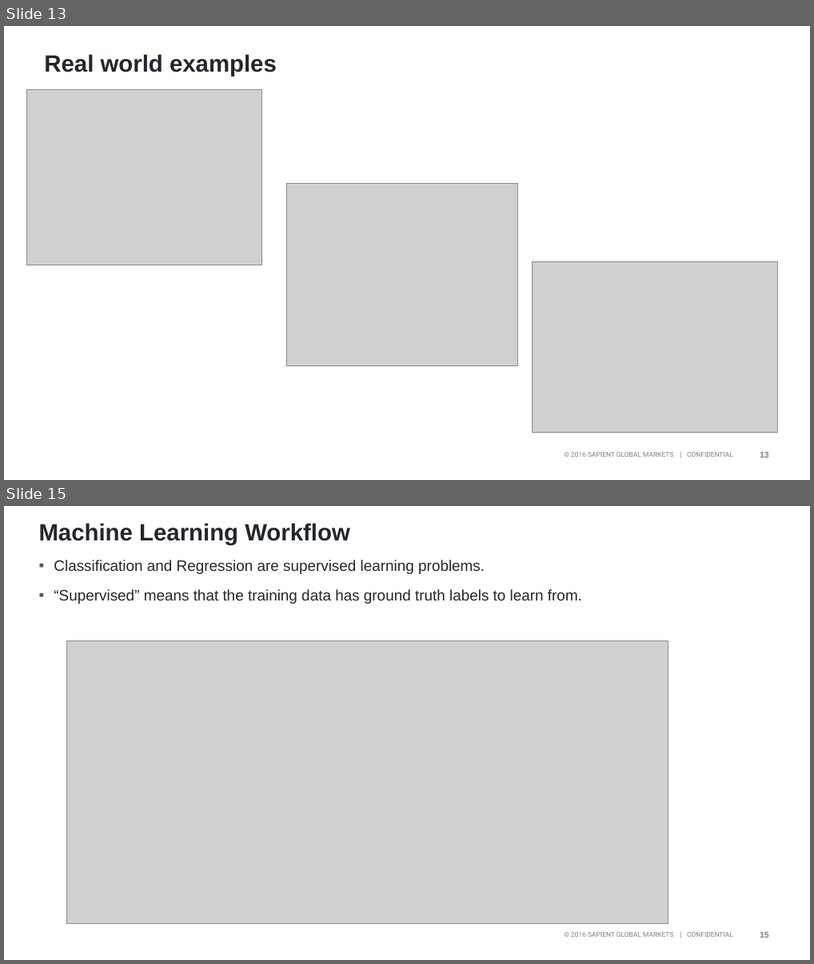
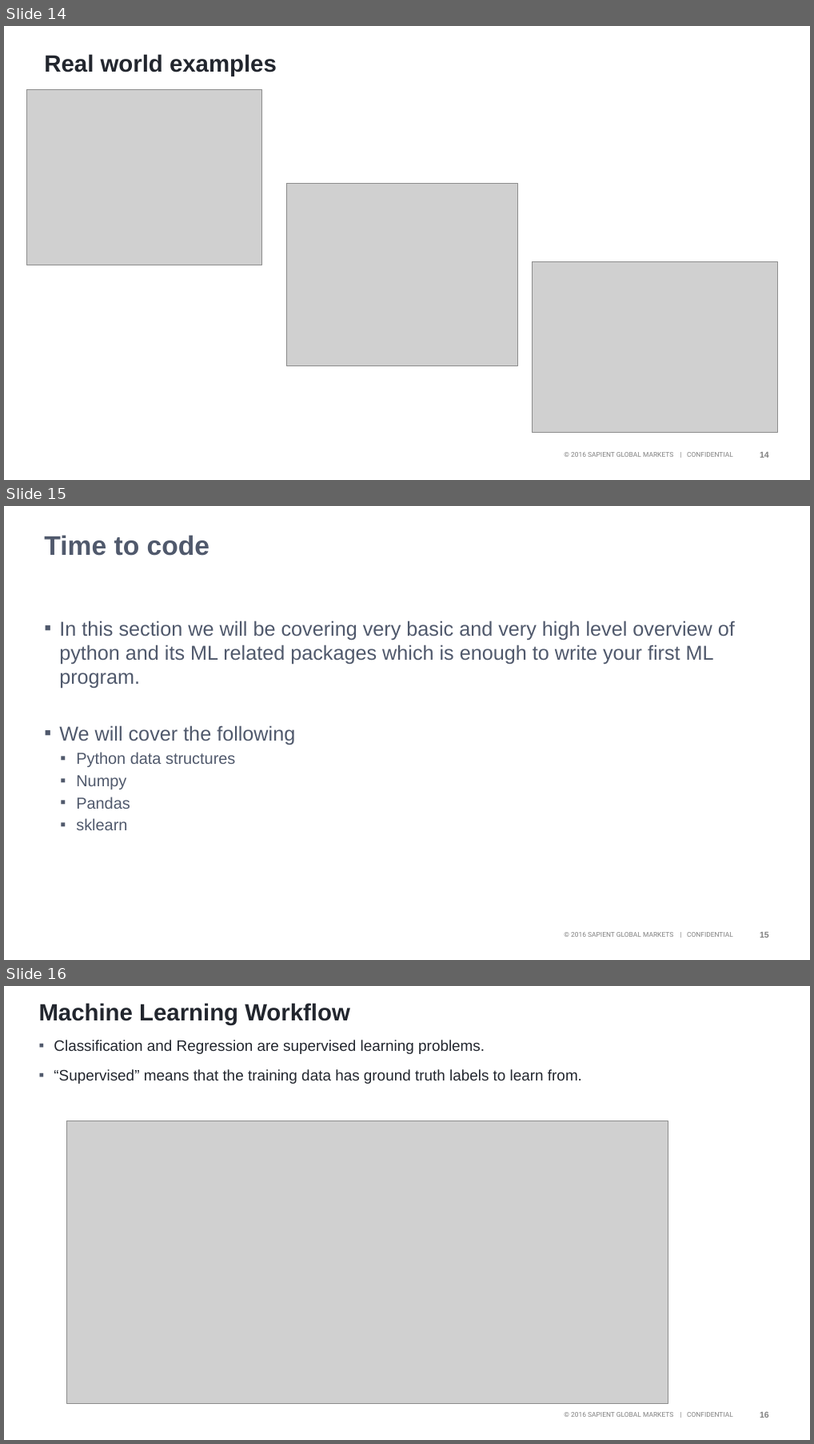
Before and after one commit to harishmohanraj/ml_training_march_2018, a slide deck: ppt.pptx. Shown one above the other, each under a label of ours: slides 13 and 15 before the commit, slides 14, 15 and 16 after it; the slides between them are not shown. The pictures are 814x964 and 814x1444 pixels, drawn with LibreOffice and Linux fonts; fonts in the diff are those of the drawing; grey boxes stand for pictures; background and template pictures are left out. Boxes give left, top, right and bottom in pixels: in the first picture for what was removed or moved away, otherwise in the second. Text is boxed around its words. In the diff, an @@ line names an element or a change of style, - is before the commit and + after.

```diff
--- a/ppt.pptx
+++ b/ppt.pptx
@@ slide 15 added at (4, 506, 810, 960), background #FFFFFF; not listed: 2 template elements that a slide beside it also shows @@
@@ title added at (44, 535, 210, 556), 32 pt, text #50596C, bold @@
+Time to code
@@ text added at (59, 620, 735, 830), 24 pt, text #50596C @@
+▪ In this section we will be covering very basic and very high level overview of python and its ML related packages which is enough to write your first ML program.
+▪ We will cover the following
+  ▪ Python data structures
+  ▪ Numpy
+  ▪ Pandas
+  ▪ sklearn
@@ what was slide 13 is now slide 14 @@
@@ what was slide 15 is now slide 16 @@
```
Also in this commit, not shown: 1 slide changed, 1 other slide added, 1 slide removed, 1 other file.
